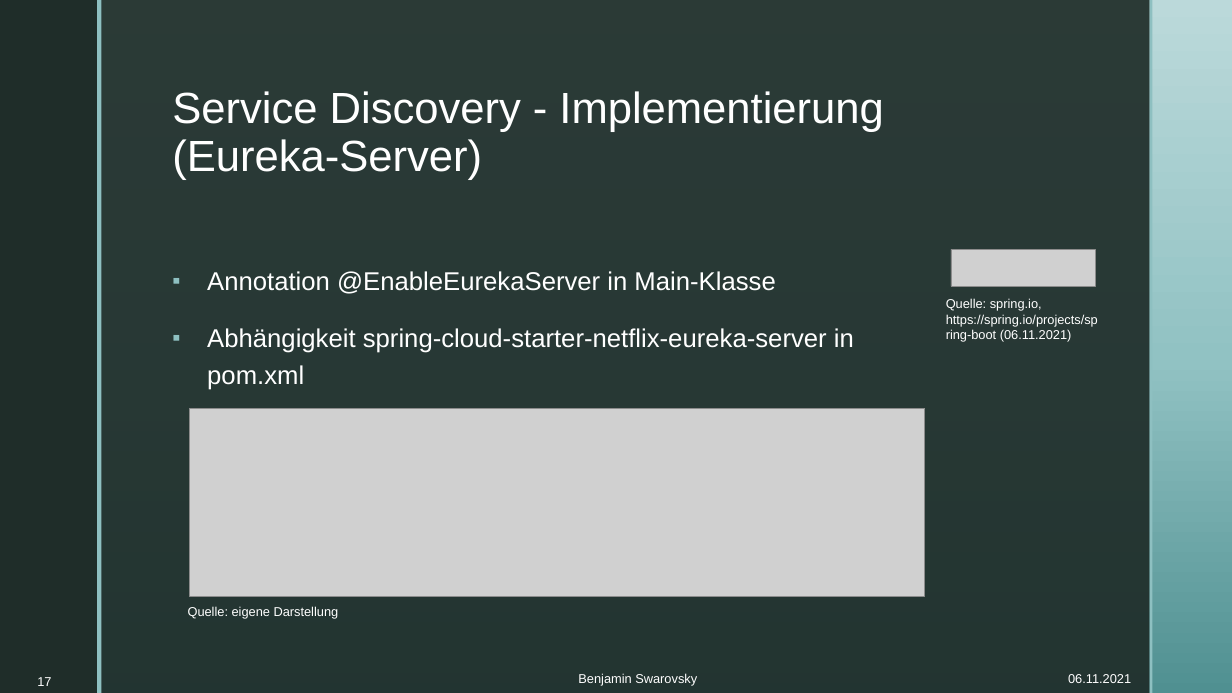
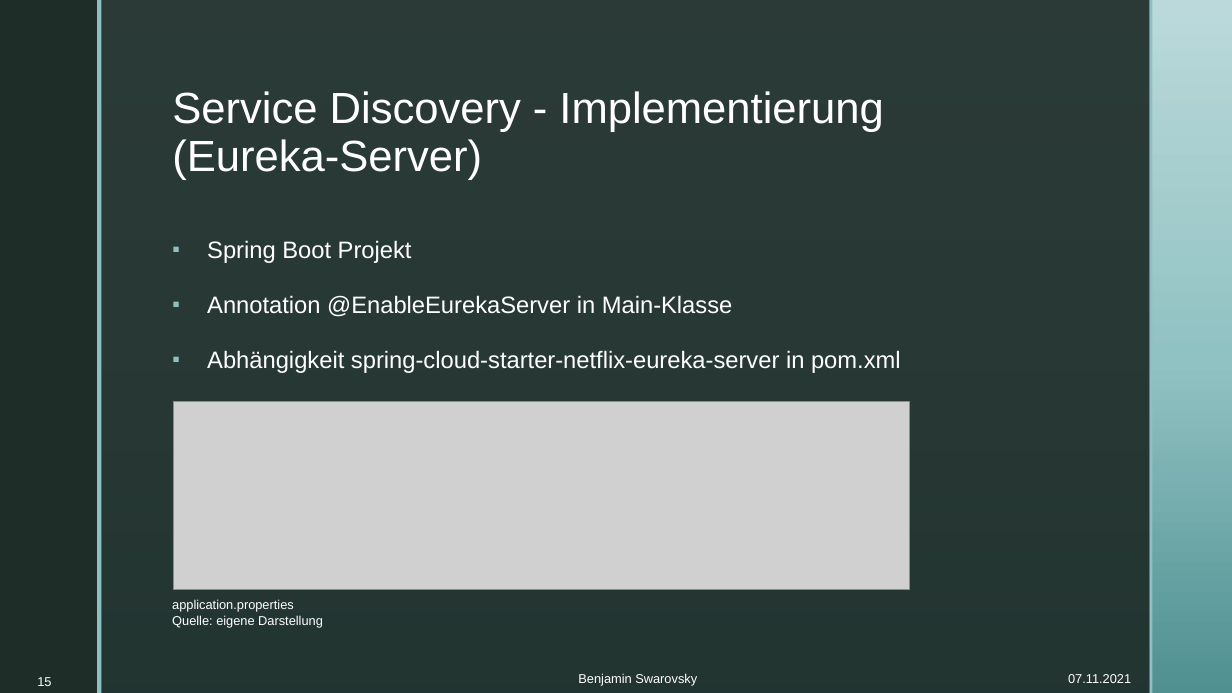
Before and after one commit to BenjaminS01/Abschluss, a slide deck: slide 15 of Vortrag.pptx (slide 17 before the commit). Drawn at 1232x693 pixels with LibreOffice and Linux fonts; fonts in the diff are those of the drawing; grey boxes stand for pictures; background and template pictures are left out. Boxes give left, top, right and bottom in pixels: in the first picture for what was removed or moved away, otherwise in the second. Text is boxed around its words. In the diff, an @@ line names an element or a change of style, - is before the commit and + after.

```diff
--- a/Vortrag.pptx
+++ b/Vortrag.pptx
@@ text "Spring Boot Projekt": place and size @@
-text "Spring Boot Projekt" at <box>207,271,854,390</box>
+text "Spring Boot Projekt" at <box>207,240,901,373</box>
@@ text at <box>207,240,412,263</box>: paragraph added @@
+▪ Spring Boot Projekt
@@ picture removed at <box>951,250,1095,287</box> @@
@@ text at <box>207,295,901,373</box>: size 20 to 18.5 pt in "Annotation @EnableEurekaServer in Main-Klasse", "Abhängigkeit spring-cloud-starter-netflix-eureka-server in p ..." @@
@@ text removed at <box>946,298,1098,342</box> @@
-Quelle: spring.io, https://spring.io/projects/spring-boot (06.11.2021)
@@ picture: place and size @@
-picture at <box>189,409,925,597</box>
+picture at <box>174,402,909,591</box>
@@ text "application.properties": place and size @@
-text "application.properties" at <box>188,606,339,619</box>
+text "application.properties" at <box>172,599,323,627</box>
@@ text at <box>172,599,294,612</box>: paragraph added @@
+application.properties
@@ page number at <box>37,677,51,686</box>: text changed @@
-17
+15
@@ text at <box>1068,674,1131,683</box>: text changed @@
-06.11.2021
+07.11.2021
```
Also in this commit, not shown: 26 other slides changed, 1 slide added, 1 other file.
